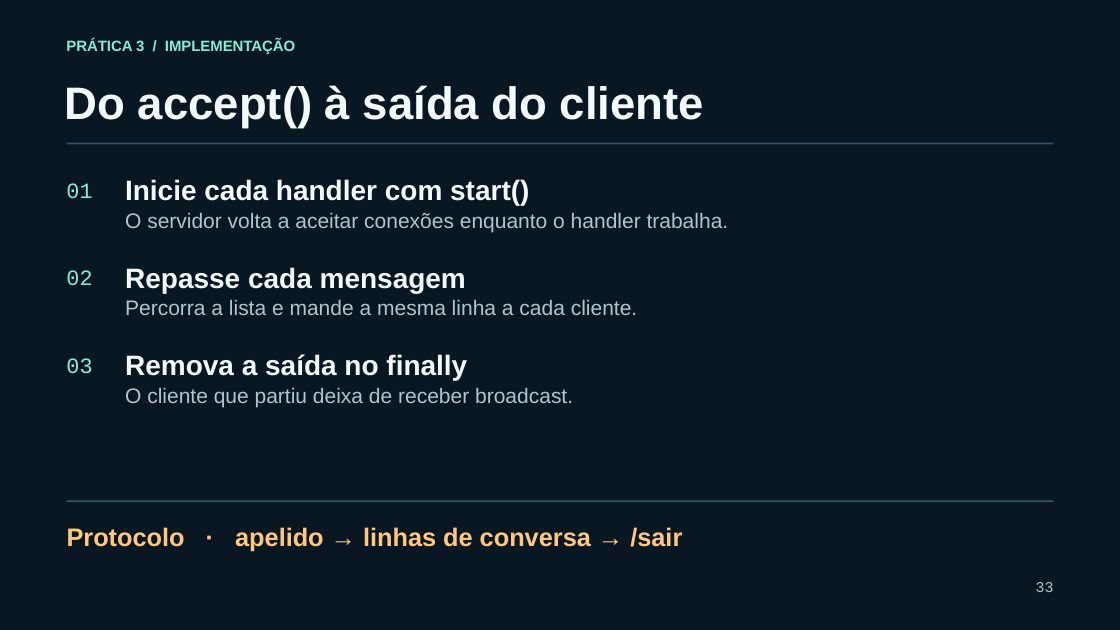
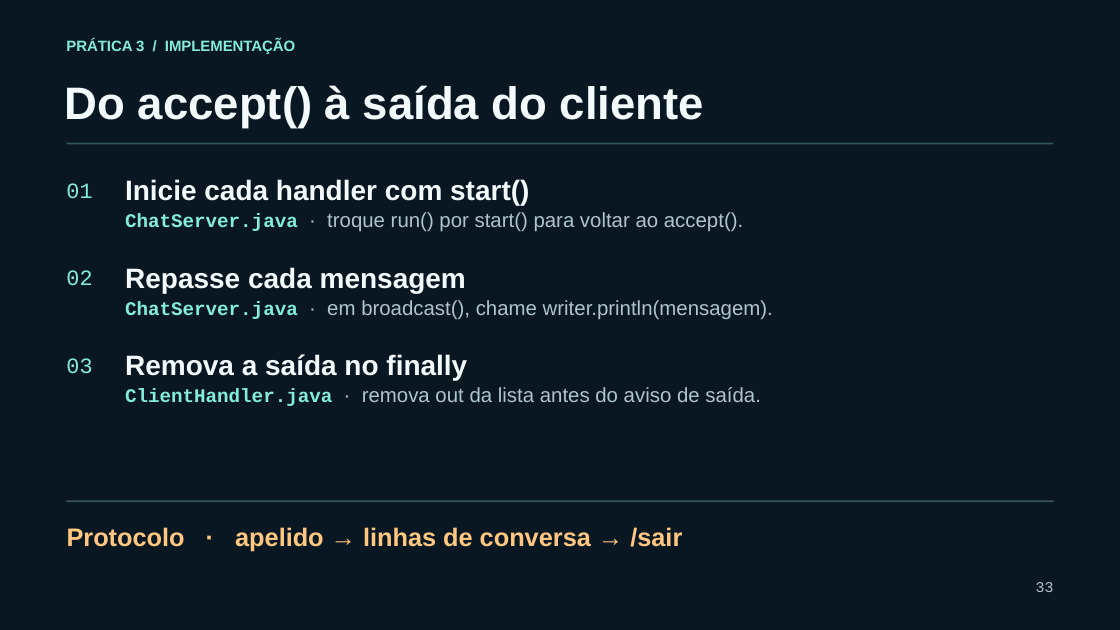
Before and after one commit to CassianoMn/xii-semac-sockets-java, a slide deck: slide 33 of slides/programacao-com-sockets-em-java.pptx. Drawn at 1120x630 pixels with LibreOffice and Linux fonts; fonts in the diff are those of the drawing. Boxes give left, top, right and bottom in pixels: in the first picture for what was removed or moved away, otherwise in the second. Text is boxed around its words. In the diff, an @@ line names an element or a change of style, - is before the commit and + after.

```diff
--- a/slides/programacao-com-sockets-em-java.pptx
+++ b/slides/programacao-com-sockets-em-java.pptx
@@ text at bbox=[125, 212, 743, 231]: text changed; size 18 to 17.5 pt @@
-O servidor volta a aceitar conexões enquanto o handler trabalha.
+ChatServer.java · troque run() por start() para voltar ao accept().
@@ text at bbox=[125, 300, 773, 319]: text changed; size 18 to 17.5 pt @@
-Percorra a lista e mande a mesma linha a cada cliente.
+ChatServer.java · em broadcast(), chame writer.println(mensagem).
@@ text at bbox=[125, 387, 761, 406]: text changed; size 18 to 17.5 pt @@
-O cliente que partiu deixa de receber broadcast.
+ClientHandler.java · remova out da lista antes do aviso de saída.
```
Also in this commit, not shown: 29 other slides changed, 1 slide added, 8 other files.
